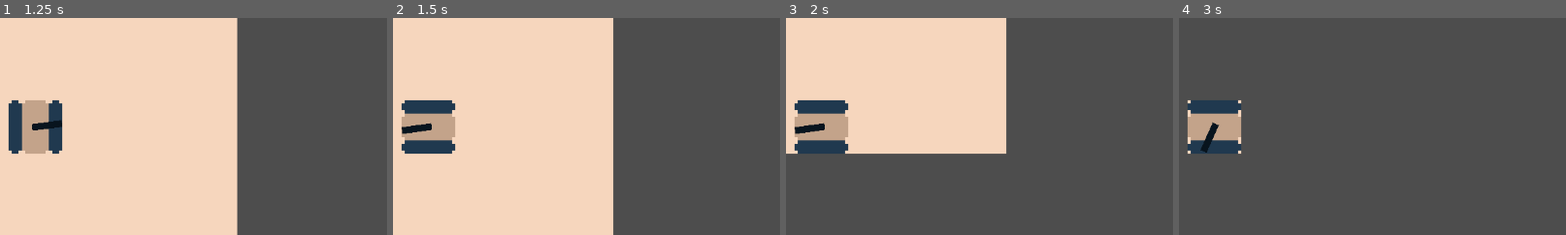
Above: before the commit, frames 1-4 (left to right).
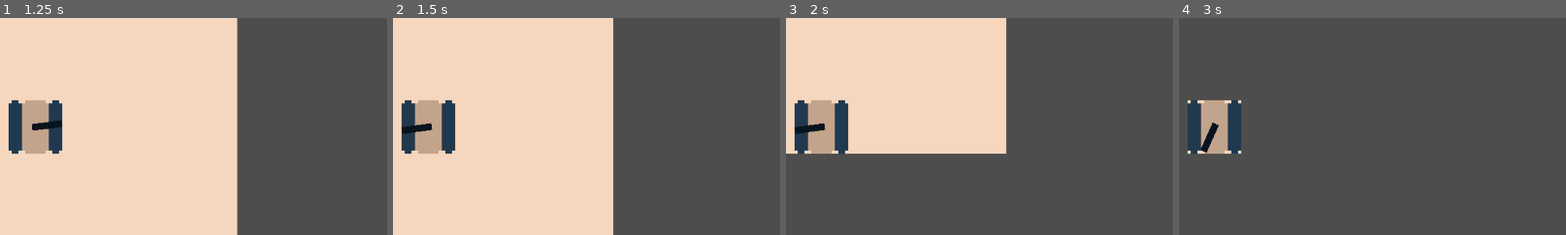
Above: after the commit, the same moments.

Repository: brageaasen/Fuel-Fury
Game: Godot game, scene res://level1.tscn
Same seed, same stepped clock (60 frames per second), same inputs: the game is played once before the commit and once after it.
Inputs (mouse positions are % of the whole screen's width and height, from its top left):
- Up to frame 1 (1.25 s): tap Enter at 0.5 s; move the mouse to (72, 45) at 0.52 s; hold D (right) from 0.53 s (still down)
- Up to frame 2 (1.5 s): move the mouse to (30, 55) at 1.27 s; release D (right) at 1.28 s; hold S (down) from 1.28 s (still down)
- Up to frame 3 (2 s): keep holding S (down)
- Up to frame 4 (3 s): move the mouse to (60, 28) at 2.02 s; release S (down) at 2.03 s; hold D (right) 2.03-2.78 s; move the mouse to (45, 70) at 2.77 s; hold W (up) from 2.78 s (still down)
The pictures show only the part of the screen within x 45-95%, y 25-75%; the shares and areas given below are measured in that part.

Frame 1 is identical in both runs. In frame 2, 1.8% of the frame differs, in the area x 2-17%, y 37-63%; in frame 3, 1.8%; in frame 4, 1.8%.

Commit message:
removed error

Diff:
--- a/player.gd
+++ b/player.gd
@@ -19,9 +19,6 @@
 	if Input.is_action_pressed("right"):
 		velocity.x += speed
 
-	if velocity.length_squared() > 0:
-		look_at(global_position + velocity)
-
 	print("global position: " + str(global_position))
 	print("velocity: " + str(global_position))
 
